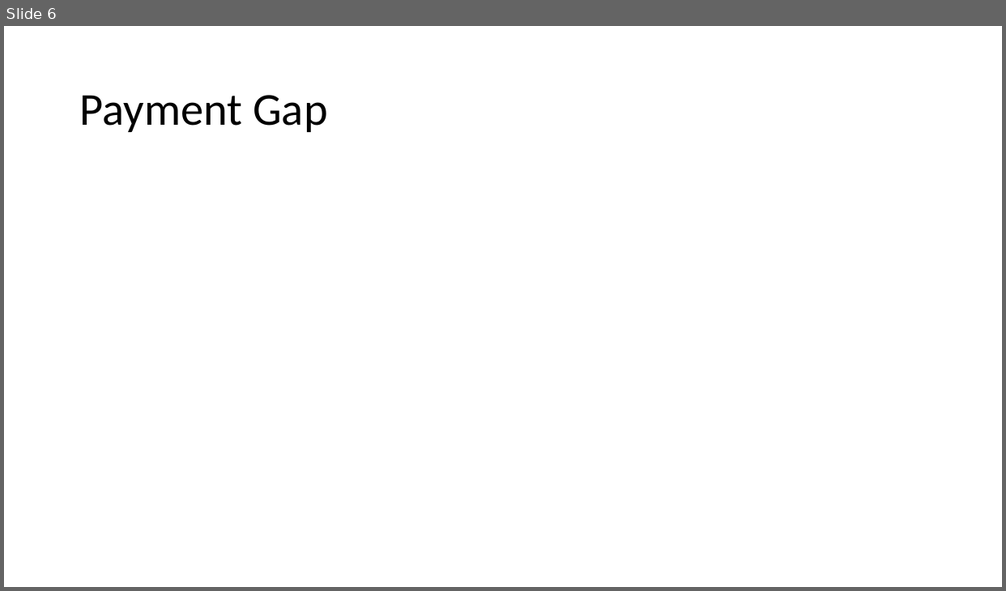
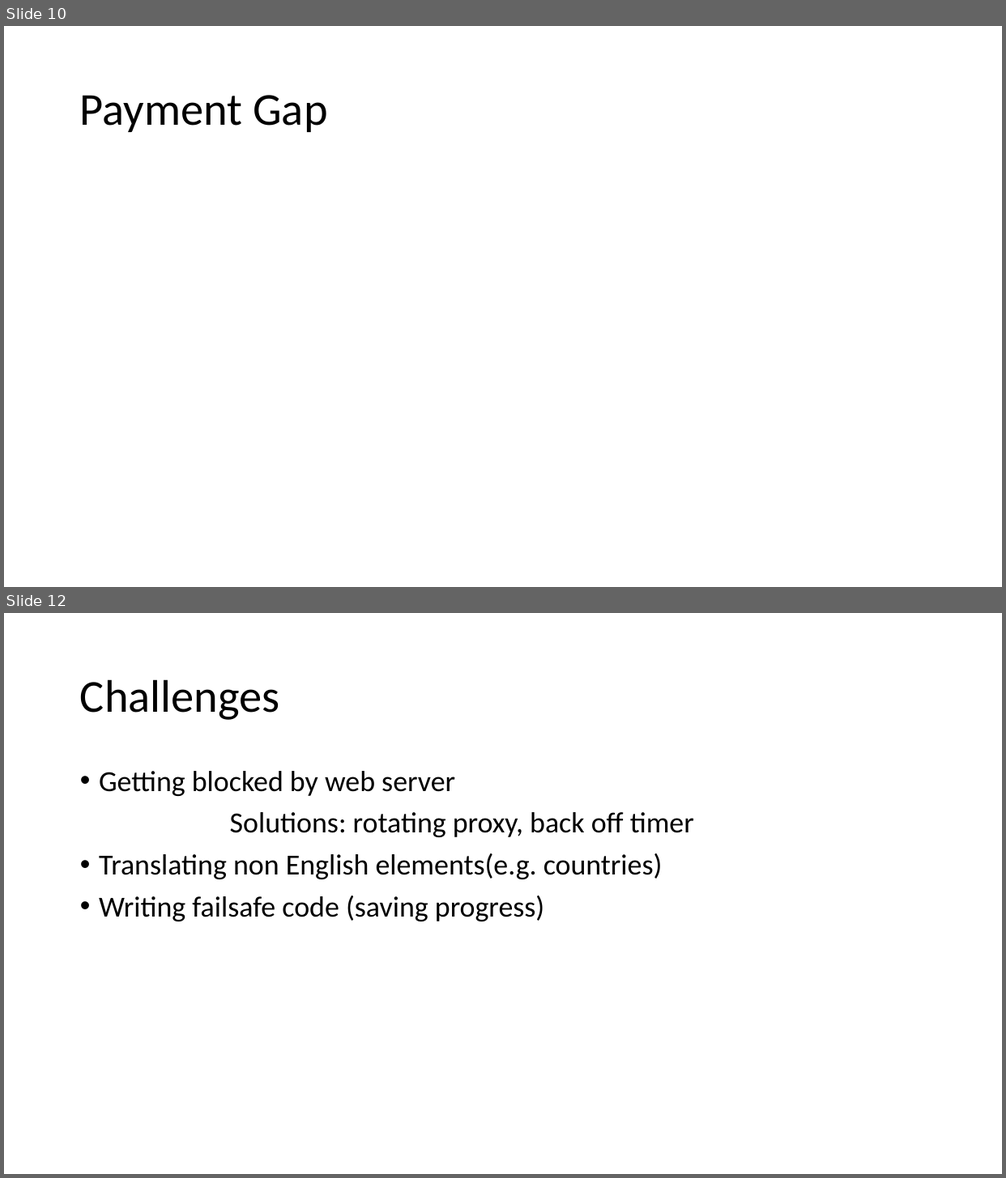
Before and after one commit to polando/GenderGap, a slide deck: Presentation/Final_presentation.pptx. Shown one above the other, each under a label of ours: slide 6 before the commit, slides 10 and 12 after it; the slides between them are not shown. The pictures are 1006x591 and 1006x1178 pixels, drawn with LibreOffice and Linux fonts; fonts in the diff are those of the drawing; grey boxes stand for pictures. Boxes give left, top, right and bottom in pixels: in the first picture for what was removed or moved away, otherwise in the second. Text is boxed around its words. In the diff, an @@ line names an element or a change of style, - is before the commit and + after.

```diff
--- a/Presentation/Final_presentation.pptx
+++ b/Presentation/Final_presentation.pptx
@@ slide 12 added at [4, 613, 1002, 1174], background #FFFFFF @@
@@ title added at [80, 679, 280, 720], 44 pt, text #000000 @@
+Challenges
@@ text added at [99, 771, 694, 922], 28 pt, text #000000 @@
+• Getting blocked by web server
+Solutions: rotating proxy, back off timer
+• Translating non English elements(e.g. countries)
+• Writing failsafe code (saving progress)
@@ what was slide 6 is now slide 10 @@
```
Also in this commit, not shown: 3 slides changed, 9 other slides added, 2 slides removed.
